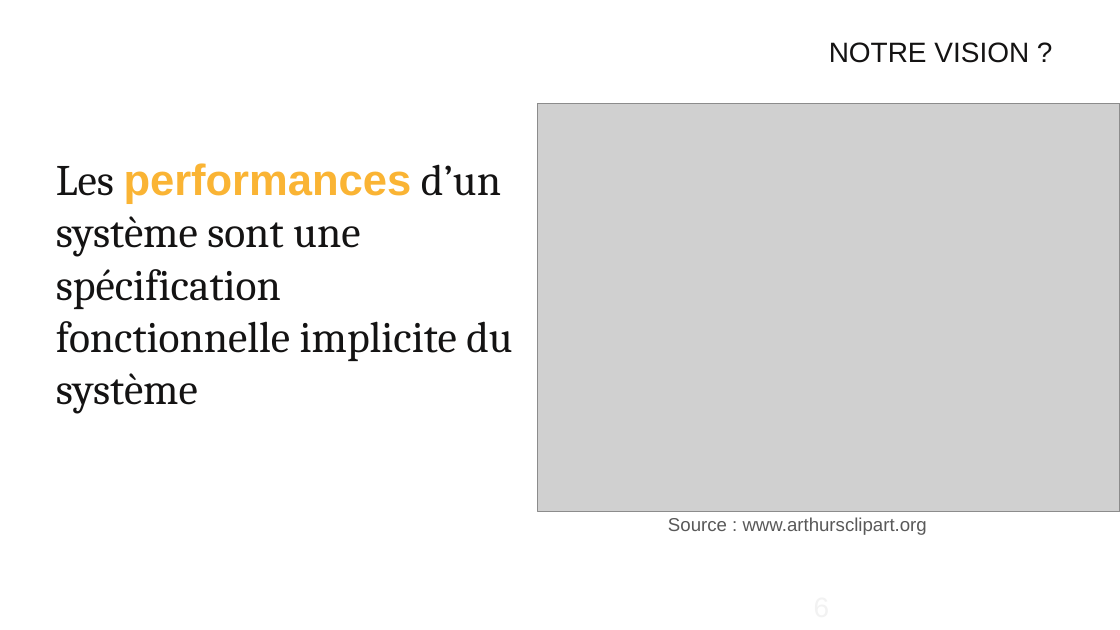
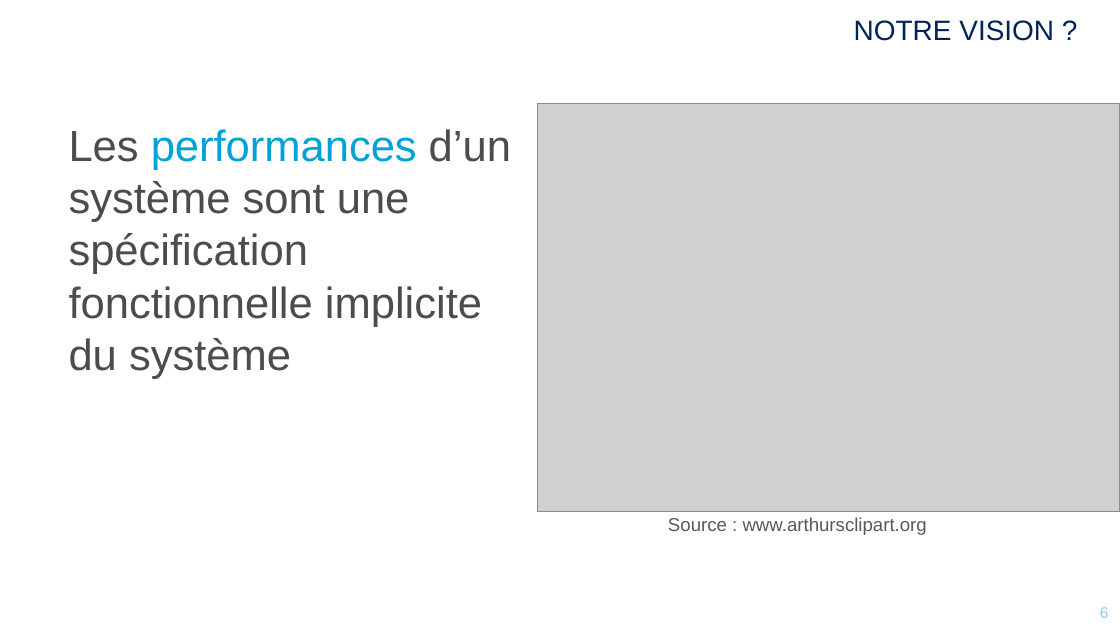
Before and after one commit to mikrob/perfuniversity, a slide deck: slide 6 of PerfUniversity.pptx. Drawn at 1120x630 pixels with LibreOffice and Linux fonts; fonts in the diff are those of the drawing; grey boxes stand for pictures; background and template pictures are left out. Boxes give left, top, right and bottom in pixels: in the first picture for what was removed or moved away, otherwise in the second. Text is boxed around its words. In the diff, an @@ line names an element or a change of style, - is before the commit and + after.

```diff
--- a/PerfUniversity.pptx
+++ b/PerfUniversity.pptx
@@ title "NOTRE VISION ?": place and size @@
-title "NOTRE VISION ?" at bbox=[829, 42, 1029, 63]
+title "NOTRE VISION ?" at bbox=[854, 20, 1054, 41]
@@ title "NOTRE VISION ?" at bbox=[854, 20, 1054, 41]: text colour #141313 to #002458 @@
@@ text "Les performances d’un système sont ...": place and size @@
-text "Les performances d’un système sont ..." at bbox=[56, 163, 512, 414]
+text "Les performances d’un système sont ..." at bbox=[69, 129, 511, 379]
@@ text "Les performances d’un système sont ..." at bbox=[69, 129, 511, 379]: font Cambria to Arial, text colour #141313 to #4C4C4C in "Les d’un système sont une spécification fonctionnelle ..."; text colour #FAB434 to #00A2D8, bold off in "performances"; more space between paragraphs @@
@@ page number added at bbox=[886, 597, 1119, 628], 10 pt, text #96C1FF @@
+6
```
Also in this commit, not shown: 39 other slides changed, 5 slides added, 1 slide removed, 5 other files.
